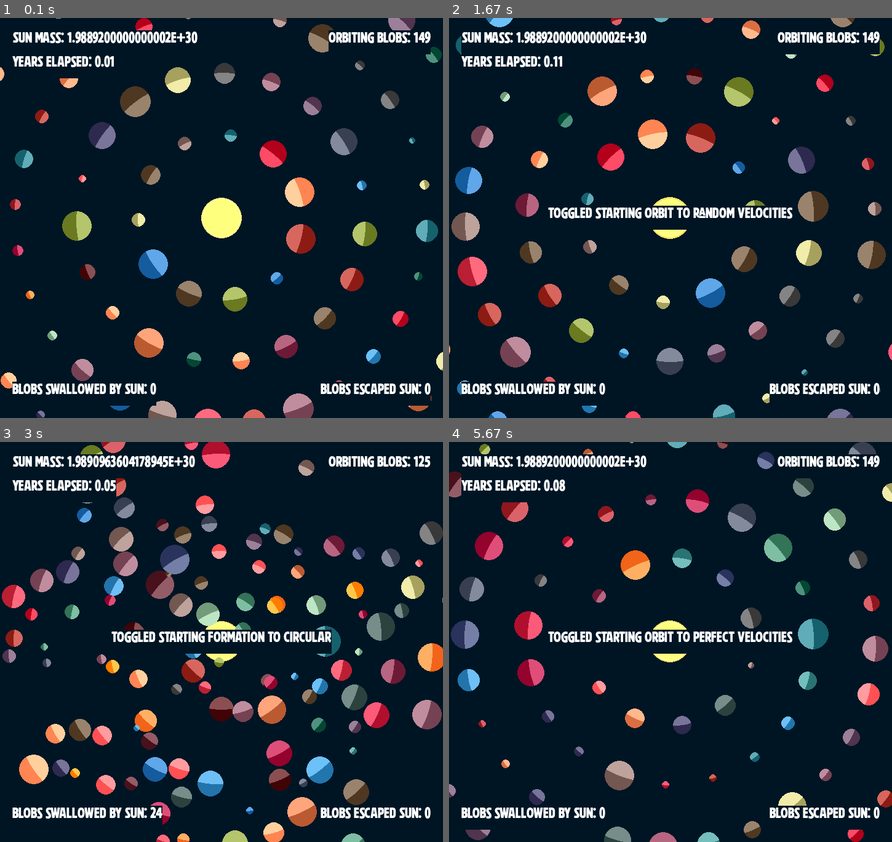
Above: before the commit, frames 1-4 (two rows, left to right).
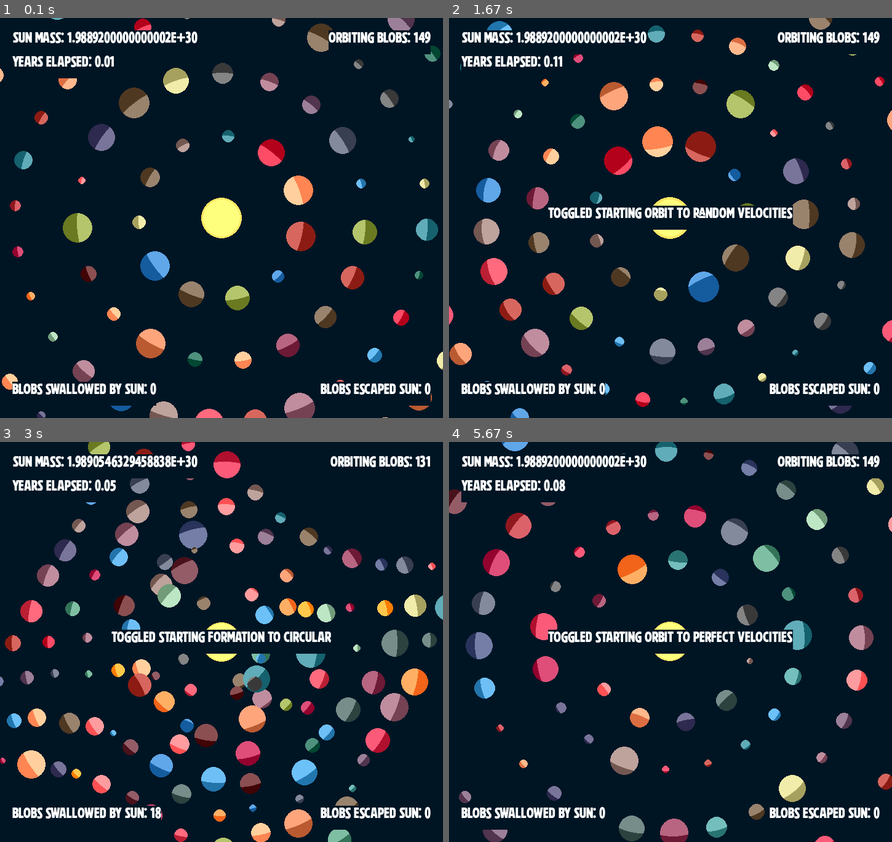
Above: after the commit, the same moments.

Repository: jmottster/newton
Game: pygame game, started from main.py
Two runs of this game, one before a commit and one after it. Both use one fixed random seed, a clock stepped at 60 frames per second and the inputs below.
Inputs:
- Up to frame 1 (0.1 s): no input
- Up to frame 2 (1.67 s): hold D 0.33-0.8 s; hold W 0.83-1.13 s; hold D 1.17-1.63 s
- Up to frame 3 (3 s): hold A 1.67-2.2 s; hold S 2.23-2.53 s; hold A 2.57-2.97 s
- Up to frame 4 (5.67 s): hold W 3-3.37 s; hold D 3.4-4.03 s; hold S 4.07-4.43 s; tap Space at 4.97, 5.37 s; hold D from 5.3 s (still down)

The runs differ from the first frame. In frame 1, 2.3% of the frame differs, in the area x 0-100%, y 0-100%; in frame 2, 16%; in frame 3, 26%; in frame 4, 15%.

Commit message:
Refactored some code, added proper commenting

Diff:
--- a/newtons_blobs/blob_plotter.py
+++ b/newtons_blobs/blob_plotter.py
@@ -26,22 +26,33 @@
 
     Attributes
     ----------
-    screen : pygame.Surface
-        the main surface everything will be drawn on
-    display : pygame.Surface
-        the display representing the monitor
+    universe_w : float
+        The width of the drawing surface that will represent the universe
+
+    universe_h : float
+        The height of the drawing surface that will represent the universe
+
+    display_w : float
+        The width of the drawing surface that will represent the display screen
+
+    display_h : float
+        The height of the drawing surface that will represent the display screen
 
 
     Methods
     -------
-    setup_blobs()
-        populates blob array according to global var values
-    draw_blobs(blob_font)
-        draws the blobs on the screen (a PyGame screen), also draws a name label if that's turned on
-    draw_stats(stat_font)
-        draws blob stats on the screen corners (mass of sun, number of blobs left, how many swallowed, how many escaped)
+    start_over(universe)
+        Clears all variables to initial state (i.e. deletes all blobs), and calls plot_blobs(universe)
+    plot_blobs(universe)
+        Creates MassiveBlob instances and plots their initial x,y,z coordinates, all according to global constant preferences.
+        universe is the object reference needed to instantiate a MassiveBlob
+    draw_blobs()
+        Interates the blobs according z_axis keys, deletes the ones flaged as dead, calls draw() on the live ones, and repopulates
+        the proximity_grid array according to new coordinates
     update_blobs()
-        applies collision detection, gravitational pull, and if activated, edge detection
+        Traverses the proximity grid to check blobs for collision and gravitational pull, and populates the z_axis hash table
+        The center blob is treated differently to ensure all blobs are checked against its gravitational pull rather than just
+        blobs within its proximity grid range
 
     """
 
@@ -60,7 +71,6 @@
         )
         self.square_grid = SQUARE_BLOB_PLOTTER
         self.start_perfect_orbit = START_PERFECT_ORBIT
-        self.start_perfect_floor_bounce = START_PERFECT_FLOOR_BOUNCE
         self.universe_size_w = universe_w
         self.universe_size_h = universe_h
         self.scaled_universe_width = universe_w * SCALE_UP
@@ -72,6 +82,7 @@
         MassiveBlob.center_blob_z = universe_h / 2
 
     def start_over(self, universe):
+        """Clears all variables to initial state (i.e. deletes all blobs), and calls plot_blobs(universe)"""
         self.blobs = np.empty([NUM_BLOBS], dtype=object)
         self.blobs_swalled = 0
         self.blobs_escaped = 0
@@ -79,7 +90,13 @@
         self.plot_blobs(universe)
 
     def plot_blobs(self, universe):
+        """
+        Creates MassiveBlob instances and plots their initial x,y,z coordinates, all according to global constant preferences.
+        universe is the object reference needed to instantiate a MassiveBlob
+        """
         # TODO This function is getting unruly, clean it up
+
+        orbiting_blobs = NUM_BLOBS - 1
 
         # split the screen up into enough partitions for every blob
         if NUM_BLOBS > 5:
@@ -143,14 +160,13 @@
         # Divy up the remainder for a more even distribution
         pi_inc += ((math.pi * 2) % pi_inc) / ((math.pi * 2) / pi_inc)
 
-        if ((math.pi * 2) / pi_inc) > (NUM_BLOBS - 1):
+        if ((math.pi * 2) / pi_inc) > (orbiting_blobs):
             plot_radius = self.scaled_display_height / 4
 
-            pi_inc = (math.pi * 2) / (NUM_BLOBS - 1)
-            pi_inc += ((math.pi * 2) % pi_inc) / ((math.pi * 2) / pi_inc)
+            pi_inc = (math.pi * 2) / (orbiting_blobs)
 
         # Now, for each blob . . .
-        for i in range(NUM_BLOBS - 1):
+        for i in range(1, NUM_BLOBS):
             # Set up some random values for this blob
             color = round(random.random() * (len(COLORS) - 1))
             velocity = 0
@@ -161,26 +177,18 @@
             # a bigger or smaller blob.
             max_radius_delta = MIN_RADIUS + ((MAX_RADIUS - MIN_RADIUS) / 2)
             max_mass_delta = MIN_MASS + ((MAX_MASS - MIN_MASS) / 2)
-            max_velocity_delta = MIN_VELOCITY + ((MAX_VELOCITY - MIN_VELOCITY) / 2)
+
             if round(random.randint(1, 10)) % 2:
                 radius = round(
                     (random.random() * (max_radius_delta - MIN_RADIUS)) + MIN_RADIUS
                 )
                 mass = random.random() * (max_mass_delta - MIN_MASS) + MIN_MASS
-                velocity = (
-                    random.random() * (max_velocity_delta - MIN_VELOCITY) + MIN_VELOCITY
-                )
-
             else:
                 radius = round(
                     (random.random() * (MAX_RADIUS - max_radius_delta))
                     + max_radius_delta
                 )
                 mass = (random.random() * (MAX_MASS - max_mass_delta)) + max_mass_delta
-                velocity = (
-                    random.random() * (MAX_VELOCITY - max_velocity_delta)
-                    + max_velocity_delta
-                )
 
             if self.square_grid:  # Square grid x,y plot for this blob
                 # Get x and y coordinates for this blob
@@ -216,7 +224,7 @@
                 )
                 z = half_universe_h + plot_radius * math.cos(plot_theta)
 
-                blobs_left = NUM_BLOBS - (i + 2)
+                blobs_left = orbiting_blobs - i
                 # Set up vars for next interation, move the "clock dial" another notch,
                 # or make it longer by plot_radius_partition if we've gone around 360 degrees
                 if round(plot_phi + pi_inc, 8) > round((math.pi * 2) - (pi_inc), 8):
@@ -231,7 +239,6 @@
 
                     if blobs_left > 0 and ((math.pi * 2) / pi_inc) > blobs_left:
                         pi_inc = (math.pi * 2) / blobs_left
-                        pi_inc += ((math.pi * 2) % pi_inc) / ((math.pi * 2) / pi_inc)
 
                 else:
                     plot_phi += pi_inc
@@ -245,15 +252,17 @@
             if self.start_perfect_orbit:
                 # get velocity for a perfect orbit around center blob
                 velocity = math.sqrt(G * CENTER_BLOB_MASS / d)
-            elif self.start_perfect_floor_bounce:
-                # get velocity for a perfect floor bounce when that is on
-                velocity = math.sqrt(G * FLOOR_MASS / d)
+            else:
+                # Generate a random velocity within provided boundaries
+                velocity = (
+                    random.random() * (MAX_VELOCITY - MIN_VELOCITY)
+                ) + MIN_VELOCITY
 
             theta = math.acos(dz / d)
             phi = math.atan2(dy, dx)
 
             # Add some chaos to starting trajectory
-            # theta = theta - (math.pi * 0.15)
+            theta = theta - (math.pi * 0.15)
             # turn 90 degrees from pointing center for begining velocity (orbit)
             phi = phi - (math.pi * 0.5)
 
@@ -264,7 +273,7 @@
             # Phew, let's instantiate this puppy . . .
             new_blob = MassiveBlob(
                 self.universe_size_h,
-                str(i + 1),
+                str(i),
                 BlobSurface(radius, COLORS[color], universe),
                 mass,
                 x,
@@ -274,7 +283,7 @@
                 velocityy,
                 velocityz,
             )
-            self.blobs[i + 1] = new_blob
+            self.blobs[i] = new_blob
 
             if self.z_axis.get(new_blob.z) is None:
                 self.z_axis[new_blob.z] = np.array([new_blob], dtype=object)
@@ -282,6 +291,10 @@
                 self.z_axis[new_blob.z] = np.append(self.z_axis[new_blob.z], new_blob)
 
     def draw_blobs(self):
+        """
+        Interates the blobs according z_axis keys, deletes the ones flaged as dead, calls draw() on the live ones, and repopulates
+        the proximity_grid array according to new coordinates
+        """
         self.proximity_grid = np.empty(
             [
                 int(GRID_KEY_UPPER_BOUND),
@@ -323,43 +336,29 @@
                     )
 
     def update_blobs(self):
-        # set up hash to prevent double checking blob pairs for collision, so no
-        # unique pair of blobs are ever checked twice.
+        """
+        Traverses the proximity grid to check blobs for collision and gravitational pull, and populates the z_axis hash table
+        The center blob is treated differently to ensure all blobs are checked against its gravitational pull rather than just
+        blobs within its proximity grid range
+        """
         checked = {}
         self.z_axis = {}
 
         def check_blobs(blob1, blobs):
-            # Check for and react to any collisions with other blobs
             if blobs is None:
                 return
             for blob2 in blobs:
                 if (id(blob2) != id(blob1)) and (checked.get(id(blob2)) is None):
-                    blob1.collision_detection(blob2)  # TODO wraping collision detection
+                    blob1.collision_detection(blob2)
                     if blob1.name != CENTER_BLOB_NAME:
                         blob1.gravitational_pull(blob2, G)
 
-                    # These are not used, and probably out of date.
-                    # Might just scrap them altogether.
-                    # blob1.edge_detection(wrap)
-
-        # Do the center blob by itself because we want all blobs to be under its gravitational pull
-        for i in range(1, len(self.blobs)):
-            self.blobs[0].gravitational_pull(self.blobs[i], G)
-        check_blobs(self.blobs[0], self.blobs)
-        # checked[id(self.blobs[0])] = 1
-        self.z_axis[self.blobs[0].z] = np.array([self.blobs[0]], dtype=object)
-
-        # Check blobs
-        for i in range(0, len(self.blobs)):
-            blob = self.blobs[i]
+        def check_grid(blob):
             pg = self.proximity_grid
             gk = blob.grid_key()
 
             # Using the grid approach for optimization. Instead of every blob checking every blob,
-            # every blob only checks the blobs in their own grid cell and the grid cells surrounding them. The center
-            # blob is the only exception, which is done before this loop.
-
-            # Check my cell, and all the cells on the y axis around me
+            # every blob only checks the blobs in their own grid cell and the grid cells surrounding them.
 
             check_blobs(blob, pg[gk[0] + 1][gk[1] + 1][gk[2]])
             check_blobs(blob, pg[gk[0] + 1][gk[1]][gk[2]])
@@ -373,9 +372,7 @@
             check_blobs(blob, pg[gk[0] - 1][gk[1]][gk[2]])
             check_blobs(blob, pg[gk[0] - 1][gk[1] - 1][gk[2]])
 
-            # move up one from me on z axis, and do it again, the
-            # commented out lines are the corners of this "rubik's cube",
-            # to improve performance, we'll take our chances on skiping them.
+            # ---------------------------------------------------#
 
             # check_blobs(blob, pg[gk[0] + 1][gk[1] + 1][gk[2] + 1])
             check_blobs(blob, pg[gk[0] + 1][gk[1]][gk[2] + 1])
@@ -389,7 +386,7 @@
             check_blobs(blob, pg[gk[0] - 1][gk[1]][gk[2] + 1])
             # check_blobs(blob, pg[gk[0] - 1][gk[1] - 1][gk[2] + 1])
 
-            # Move down one from me on z axis, and do it again
+            # ---------------------------------------------------#
 
             # check_blobs(blob, pg[gk[0] + 1][gk[1] + 1][gk[2] - 1])
             check_blobs(blob, pg[gk[0] + 1][gk[1]][gk[2] - 1])
@@ -403,7 +400,17 @@
             check_blobs(blob, pg[gk[0] - 1][gk[1]][gk[2] - 1])
             # check_blobs(blob, pg[gk[0] - 1][gk[1] - 1][gk[2] - 1])
 
-            # Apply velocity
+        for i in range(1, len(self.blobs)):
+            self.blobs[0].gravitational_pull(self.blobs[i], G)
+
+        # dirty hack to minimize bouncing off center blob (i.e., since this will run again in loop, that double
+        #   check of collision makes getting sucked into center blob more likely)
+        check_grid(self.blobs[0])
+
+        for i in range(0, len(self.blobs)):
+            blob = self.blobs[i]
+            check_grid(blob)
+
             blob.advance()
 
             if self.z_axis.get(blob.z) is None:
--- a/newtons_blobs/blob_runner.py
+++ b/newtons_blobs/blob_runner.py
@@ -22,6 +22,20 @@
 
 
 class FPS:
+    """
+    An encapsulation of the fps clock, with display output functionality added
+
+    Attributes
+    ----------
+
+    Methods
+    -------
+    render(display, x, y)
+        Renders the fps to the display object at x,y coordinates
+
+
+    """
+
     def __init__(self):
         self.clock = pygame.time.Clock()
         self.font = pygame.font.Font(resource_path(DISPLAY_FONT), STAT_FONT_SIZE)
@@ -33,6 +47,7 @@
         )
 
     def render(self, display, x, y):
+        """Renders the fps to the display object at x,y coordinates"""
         self.text = self.font.render(
             f"FPS {round(self.clock.get_fps(), 2)}",
             True,
@@ -53,16 +68,25 @@
     Methods
     -------
     load_keyboard_events()
-        Populates a hash table that holds function references for key board events.
-
-    getDisplay()
-        Returns a pygame display instance configured for the current monitor.
+        Creates and populates a hash table that holds function references for keyboard events (also creates the functions),
+        returns the hash table
+
+    init_display()
+        Initiates and returns a pygame display instance configured for the current monitor.
 
     run()
-        Starts the application and maintains the while loop.
+        Starts the application and maintains the while loop. This is the only method that ever gets called
+        from an external source.
 
     render_frame()
         Calls all the draw methods to display a frame on the screen/monitor
+
+    draw_universe()
+        Draws the universe surface onto the display surface, for a frame of actual display to monitor.
+
+    draw_stats(stat_font, message=None)
+        Draws statistical information to the display instance, and if message is sent, will also draw that
+        text in the middle of the display instance.
 
     get_elapsed_time_in(divisor)
         divisor: float number of seconds to divide clocked frames by (see constants)
@@ -70,7 +94,7 @@
         returns number of years elapsed since last start.
 
     display_elapsed_time()
-        Draws the elapsed time to the screen/monitor
+        Draws the elapsed time to the display instance
 
 
     """
@@ -86,7 +110,7 @@
 
         # Set up the window, frame rate clock, and fonts
         self.universe = pygame.Surface([UNIVERSE_SIZE_W, UNIVERSE_SIZE_H])
-        self.display = self.getDisplay()
+        self.display = self.init_display()
         pygame.display.set_caption("Newton's Blobs")
         self.img = pygame.image.load(resource_path(WINDOW_ICON))
         pygame.display.set_icon(self.img)
@@ -115,21 +139,26 @@
         self.fullscreen = False
         self.fullscreen_save_w = self.display.get_width()
         self.fullscreen_save_h = self.display.get_height()
+
+        # Display text for option changes
         self.toggle_start_square_t = f"Toggled starting formation to square"
         self.toggle_start_circular_t = f"Toggled starting formation to circular"
-
-        self.toggle_start_perfect_orbit = (
+        self.toggle_start_perfect_orbit_t = (
             f"Toggled starting orbit to perfect velocities"
         )
-        self.toggle_start_random_orbit = f"Toggled starting orbit to random velocities"
+        self.toggle_start_random_orbit_t = (
+            f"Toggled starting orbit to random velocities"
+        )
 
     def load_keyboard_events(self):
+        """Creates and populates a hash table that holds function references for keyboard events (also creates the functions),
+        returns the hash table"""
         keyboard_events = {}
 
         def quit_game():
             self.running = False
 
-        def psuse_game():
+        def pause_game():
             self.paused = not self.paused
             if self.paused:
                 self.blob_plotter.blobs[0].pause = True
@@ -156,9 +185,9 @@
                 not self.blob_plotter.start_perfect_orbit
             )
             if self.blob_plotter.start_perfect_orbit:
-                self.message = self.toggle_start_perfect_orbit
-            else:
-                self.message = self.toggle_start_random_orbit
+                self.message = self.toggle_start_perfect_orbit_t
+            else:
+                self.message = self.toggle_start_random_orbit_t
             self.message_counter = 60 * 3
 
         def toggle_fullscreen():
@@ -175,7 +204,7 @@
                 self.fullscreen = True
 
         keyboard_events[pygame.K_q] = quit_game
-        keyboard_events[pygame.K_SPACE] = psuse_game
+        keyboard_events[pygame.K_SPACE] = pause_game
         keyboard_events[pygame.K_d] = toggle_stats
         keyboard_events[pygame.K_s] = start_over
         keyboard_events[pygame.K_a] = toggle_square_grid
@@ -184,7 +213,8 @@
 
         return keyboard_events
 
-    def getDisplay(self):
+    def init_display(self):
+        """Initiates and returns a pygame display instance configured for the current monitor."""
         current_height = pygame.display.get_desktop_sizes()[0][1]
 
         if current_height < DISPLAY_SIZE_H:
@@ -197,6 +227,10 @@
         )
 
     def run(self):
+        """
+        Starts the application and maintains the while loop. This is the only method that ever gets called
+        from an external source.
+        """
         while self.running:
             # Check for events
             for event in pygame.event.get():
@@ -212,6 +246,7 @@
         pygame.quit()
 
     def render_frame(self):
+        """Calls all the draw methods to display a frame on the screen/monitor"""
 
         # Fill the background, then draw stuff
         self.display.fill(BACKGROUND_COLOR)
@@ -251,6 +286,7 @@
         self.fps.clock.tick(FRAME_RATE)
 
     def draw_universe(self):
+        """Draws the universe surface onto the display surface, for a frame of actual display to monitor."""
         self.display.blit(
             self.universe,
             (
@@ -260,6 +296,10 @@
         )
 
     def draw_stats(self, stat_font, message=None):
+        """
+        Draws statistical information to the display instance, and if message is sent, will also draw that
+        text in the middle of the display instance.
+        """
         if message is not None:
             # Center, showing message, if any
             message_center = stat_font.render(
@@ -337,9 +377,15 @@
         )
 
     def get_elapsed_time_in(self, divisor):
+        """
+        divisor: float number of seconds to divide clocked frames by (see constants)
+        Returns int number of units determined by divisor. E.g., if YEARS is divisor,
+        returns number of years elapsed since last start.
+        """
         return round((self.elapsed_time * TIMESCALE) / divisor, 2)
 
     def display_elapsed_time(self):
+        """Draws the elapsed time to the display instance"""
 
         self.time_text = self.stat_font.render(
             f"Years elapsed: {self.get_elapsed_time_in(self.YEARS)}",
--- a/newtons_blobs/blob_surface.py
+++ b/newtons_blobs/blob_surface.py
@@ -22,10 +22,9 @@
 __status__ = "In Progress"
 
 
-class BlobSurface(pygame.Surface):
+class BlobSurface:
     """
-    A class used to draw blobs that have shadows from the center blob glow. It is a
-    sub class of pygame.Surface
+    A class used to draw blobs that have shadows from the center blob glow.
 
     Attributes
     ----------
@@ -33,6 +32,7 @@
         the size of the blob, by radius value
     color : tuple
         a three value tuple for RGB color value of blob
+    universe : A pygame.Surface object representing the universe space to draw blobs onto
 
 
 
@@ -44,6 +44,8 @@
     resize(radius)
         radius: float
         Sets a new radius for this blob
+    get_size()
+        Returns the largest possible size for this instance (not affected by resize())
     update_center_blob
         Sets the x,y,z of the center blob for reference
     draw(pos=None, lighting=True)
@@ -61,6 +63,7 @@
         "radius",
         "width_center",
         "height_center",
+        "size",
         "blob_font",
         "position",
         "animation_scale_div",
@@ -92,7 +95,7 @@
         # Double size of box, because radius can get twice the size
         self.width_center = radius + (radius)
         self.height_center = radius + (radius)
-        pygame.Surface.__init__(self, (self.width_center * 2, self.height_center * 2))
+        self.size = (self.width_center * 2, self.height_center * 2)
         self.blob_font = pygame.font.Font(resource_path(DISPLAY_FONT), BLOB_FONT_SIZE)
         self.position = (0, 0, 0)
         self.animation_scale_div = 0.15
@@ -118,6 +121,10 @@
         """Update the radius"""
         self.radius = radius
 
+    def get_size(self):
+        """Returns the largest possible size for this instance (not affected by resize())"""
+        return self.size
+
     def update_center_blob(self, x, y, z):
         """Update the x,y,z of the center blob (the blob all other blobs get lighting from)"""
         BlobSurface.center_blob_x = x
@@ -130,9 +137,7 @@
         Created the first time it's called, just a fill and draw every time after."""
 
         if self.alpha_image is None:
-            self.alpha_image = self.subsurface(
-                pygame.Rect(0, 0, self.width_center * 2, self.height_center * 2)
-            ).convert_alpha()
+            self.alpha_image = pygame.Surface(self.get_size()).convert_alpha()
             self.alpha_image.set_colorkey(self.colorkey)
 
         self.alpha_image.fill(self.color)
--- a/newtons_blobs/globals.py
+++ b/newtons_blobs/globals.py
@@ -55,16 +55,14 @@
 # If true all blobs will start
 # with a perfect orbital velocity
 START_PERFECT_ORBIT = True
-START_PERFECT_FLOOR_BOUNCE = False
 # Plot blobs in a square grid to start
 # (more chaos to start), otherwise a perfect circular grid (less chaos to start) will be used
 SQUARE_BLOB_PLOTTER = False
-MIN_VELOCITY = 47.4 * 1000  # Only if START_PERFECT_ORBIT is False
-MAX_VELOCITY = 50.217 * 300  # 29.783 * 1000 Only if START_PERFECT_ORBIT is False
+MIN_VELOCITY = 31.4 * 1000  # Only if START_PERFECT_ORBIT is False
+MAX_VELOCITY = 35.783 * 1000  # Only if START_PERFECT_ORBIT is False
 MIN_MASS = 7.34767309 * 10**22  # Mass of Moon
 # 3.30 * 10**23 * 0.75  # currently set with 75% of mass of Mercury
 MAX_MASS = 6.9742 * 10**24  # currently set slightly larger than mass of Earth
-FLOOR_MASS = 1.98892 * 10**28
 CENTER_BLOB_MASS = 1.98892 * 10**30  # currently set with mass of the sun
 # 8.54 * 10**36 <-- black hole, don't do it, your machine will colapse into itself!
 CENTER_BLOB_RADIUS = 30 * SCALE_PERCENT
